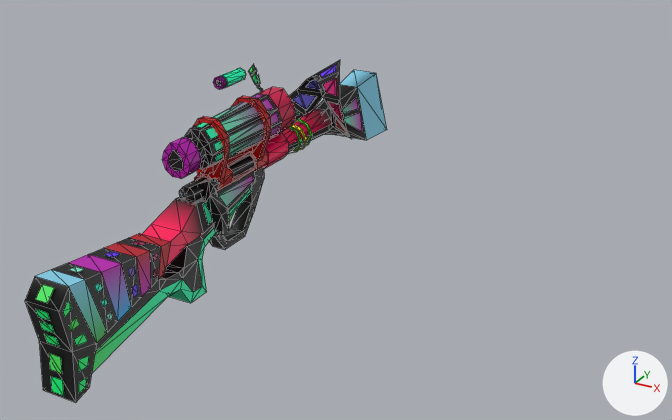
Two versions of the glTF model gun_m24.glb, one commit apart.
Camera for both pictures: a 50 mm lens placed at (0.522, -0.739, 0.346), pointed at (0.062, 0.098, -0.073). The lights are fixed; the arrows at lower right show +X, +Y and +Z. Mesh edges are drawn as thin lines. Vertices at the same position are counted once.

The scene before the commit, as lines of its bpy script (objects in view):
```python
me_gun_m24_techno = bpy.data.meshes.new('gun_m24_Techno')
me_gun_m24_techno.from_pydata(...)  # 919 vertices, 1195 faces; spans x -0.096..0.055, y -0.28..0.288, z -0.114..0.102
me_gun_m24_techno.materials.append(mat_material_002)
ob_gun_m24_techno = bpy.data.objects.new('gun_m24_Techno', me_gun_m24_techno)
ob_gun_m24_techno.location = (0.0, 0.0, 0.0)
```
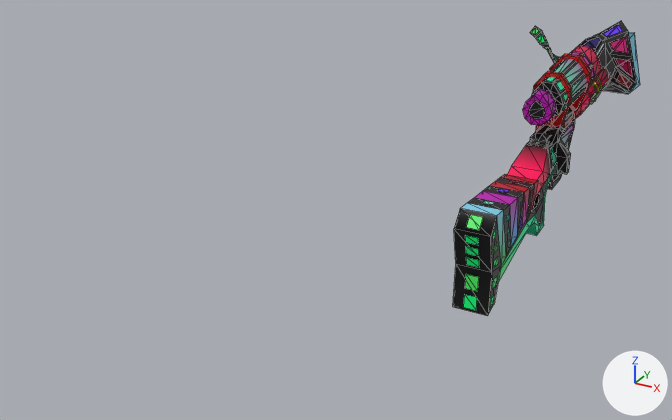
Edits to the bpy script that builds the scene:
```text
Change me_gun_m24_techno:
    remove me_gun_m24_techno.from_pydata(...)  # 919 vertices, 1195 faces; spans x -0.096..0.055, y -0.28..0.288, z -0.114..0.102
    add me_gun_m24_techno.from_pydata(...)  # 919 vertices, 1195 faces; spans x 0.154..0.305, y 0.022..0.589, z -0.117..0.087
    me_gun_m24_techno part 1: the loose piece of 28 vertices spanning x -0.033..0.033, y 0.056..0.288, z -0.041..0.033 is turned 2.1 degrees about the x axis through its middle, then moved by (0.25, 0.301, 0.014)
    me_gun_m24_techno part 2: the loose piece of 40 vertices spanning x -0.018..0.018, y -0.279..-0.137, z -0.114..-0.009 is turned 2.1 degrees about the x axis through its middle, then moved by (0.25, 0.303, 0.0)
    me_gun_m24_techno part 3: the loose piece of 51 vertices spanning x -0.014..0.014, y -0.267..0.016, z -0.107..-0.014 is turned 2.1 degrees about the x axis through its middle, then moved by (0.25, 0.303, 0.003)
    me_gun_m24_techno part 4: the loose piece of 24 vertices spanning x -0.01..0.01, y -0.065..0.04, z -0.075..-0.01 is turned 2.1 degrees about the x axis through its middle, then moved by (0.25, 0.303, 0.007)
    me_gun_m24_techno part 5: the loose piece of 20 vertices spanning x 0.004..0.031, y -0.074..-0.062, z -0.039..0.014 is turned 2.1 degrees about the x axis through its middle, then moved by (0.25, 0.302, 0.005)
    me_gun_m24_techno part 6: the loose piece of 20 vertices spanning x -0.018..0.018, y -0.152..0.013, z -0.049..-0.005 is turned 2.1 degrees about the x axis through its middle, then moved by (0.25, 0.302, 0.005)
    me_gun_m24_techno part 7: the loose piece of 90 vertices spanning x -0.023..0.022, y -0.098..0.081, z 0.019..0.064 is turned 2.1 degrees about the x axis through its middle, then moved by (0.25, 0.3, 0.007)
    me_gun_m24_techno part 8: the loose piece of 26 vertices spanning x -0.021..0.021, y -0.05..-0.04, z 0.002..0.066 is turned 2.1 degrees about the x axis through its middle, then moved by (0.25, 0.3, 0.006)
    me_gun_m24_techno part 9: the loose piece of 16 vertices spanning x -0.014..0.014, y 0.037..0.078, z -0.015..0.015 is moved by (0.25, 0.301, 0.01)
    me_gun_m24_techno part 10: the loose piece of 65 vertices spanning x -0.008..0.006, y -0.024..0.019, z 0.089..0.102 is moved by (0.25, 0.299, -0.088)
    me_gun_m24_techno part 11: the loose piece of 18 vertices spanning x -0.009..0.009, y -0.091..0.025, z -0.01..0.009 is turned 2.1 degrees about the x axis through its middle, then moved by (0.25, 0.301, 0.007)
    me_gun_m24_techno part 12: the loose piece of 64 vertices spanning x -0.013..0.013, y -0.057..0.04, z -0.012..0.013 is turned 2.1 degrees about the x axis through its middle, then moved by (0.25, 0.301, 0.007)
    me_gun_m24_techno part 13: the loose piece of 26 vertices spanning x -0.024..0.024, y 0.02..0.029, z 0.002..0.068 is turned 2.1 degrees about the x axis through its middle, then moved by (0.25, 0.3, 0.009)
    me_gun_m24_techno part 14: the loose piece of 18 vertices spanning x -0.019..0.019, y 0.057..0.234, z -0.033..0.006 is turned 2.1 degrees about the x axis through its middle, then moved by (0.25, 0.301, 0.013)
    me_gun_m24_techno part 15: the loose piece of 4 vertices spanning x -0.007..0.007, y -0.278..-0.269, z -0.021..-0.011 is moved by (0.25, 0.302, -0.002)
    me_gun_m24_techno part 16: 211 of the vertices in x -0.096..0.055, y 0.008..0.231, z -0.026..0.072 are turned 2.1 degrees about the x axis through their middle, then moved by (0.25, 0.3, 0.011)
    me_gun_m24_techno part 17: 24 of the vertices in x -0.019..0.019, y -0.078..-0.061, z -0.03..0.062 are turned 2.1 degrees about the x axis through their middle, then moved by (0.25, 0.3, 0.011)
    me_gun_m24_techno part 18: 112 of the vertices in x -0.019..0.019, y -0.28..-0.155, z -0.111..-0.01 are turned 2.1 degrees about the x axis through their middle, then moved by (0.25, 0.303, 0.0)
```

Location of each change, (x1, y1, x2, y2) in pixels of the pictures (672 x 420 px; the box of a moved part takes in the faces that stretch with it):
'gun_m24_Techno', reshaped (48% narrower, 14% shorter): before (25, 60, 387, 402); after (453, 21, 640, 316)
part 1 of me_gun_m24_techno, moved or reshaped: before (279, 70, 387, 145); after (588, 32, 640, 95)
part 2 of me_gun_m24_techno, moved or reshaped: before (25, 233, 171, 402); after (453, 174, 538, 316)
part 3 of me_gun_m24_techno, moved or reshaped: before (92, 187, 251, 373); after (498, 164, 557, 283)
part 4 of me_gun_m24_techno, moved or reshaped: before (209, 167, 264, 249); after (547, 118, 575, 190)
part 5 of me_gun_m24_techno, moved or reshaped: before (198, 178, 229, 234); after (546, 125, 571, 174)
part 6 of me_gun_m24_techno, moved or reshaped: before (143, 171, 256, 267); after (507, 121, 574, 198)
part 7 of me_gun_m24_techno, moved or reshaped: before (162, 87, 296, 179); after (523, 46, 601, 126)
part 8 of me_gun_m24_techno, moved or reshaped: before (193, 116, 230, 182); after (533, 71, 572, 126)
part 9 of me_gun_m24_techno, moved or reshaped: before (264, 133, 289, 169); after (575, 91, 591, 119)
part 10 of me_gun_m24_techno, moved or reshaped (not visible afterwards): before (213, 68, 246, 90)
part 11 of me_gun_m24_techno, moved or reshaped: before (179, 155, 255, 203); after (530, 107, 573, 147)
part 12 of me_gun_m24_techno, moved or reshaped: before (194, 150, 268, 192); after (535, 103, 581, 132)
part 13 of me_gun_m24_techno, moved or reshaped: before (232, 96, 271, 161); after (549, 54, 592, 111)
part 14 of me_gun_m24_techno, moved or reshaped: before (289, 124, 343, 152); after (590, 80, 613, 100)
part 15 of me_gun_m24_techno, moved or reshaped: before (36, 284, 54, 303); after (467, 214, 483, 230)
part 16 of me_gun_m24_techno, moved or reshaped: before (248, 60, 362, 154); after (530, 21, 636, 104)
part 17 of me_gun_m24_techno, moved or reshaped: before (196, 94, 279, 224); after (537, 52, 594, 166)
part 18 of me_gun_m24_techno, moved or reshaped: before (36, 241, 158, 396); after (464, 180, 533, 310)
